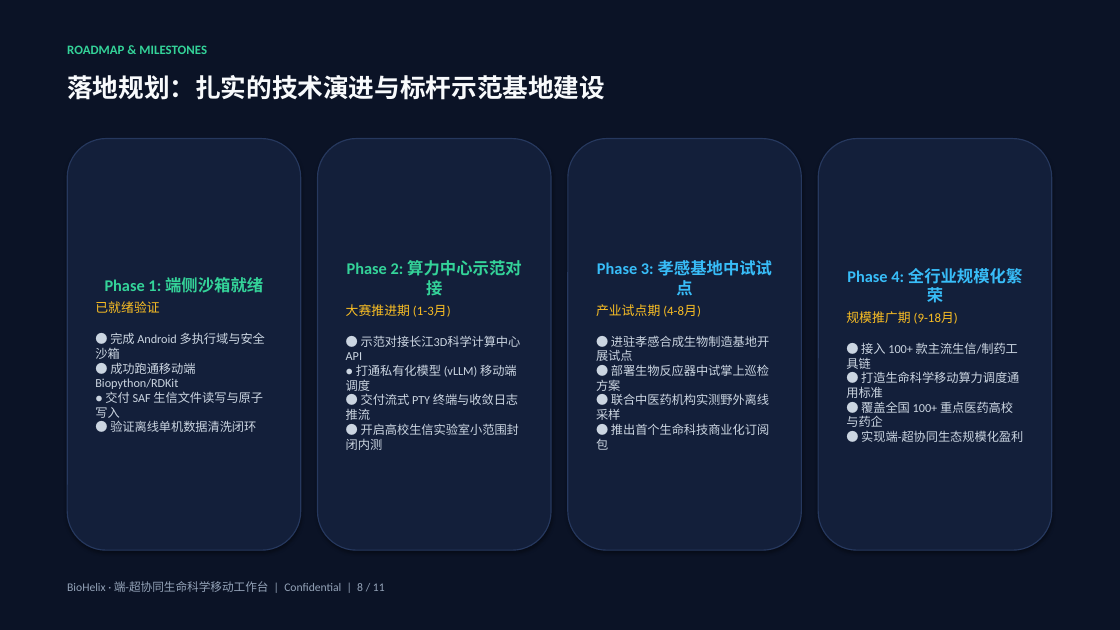
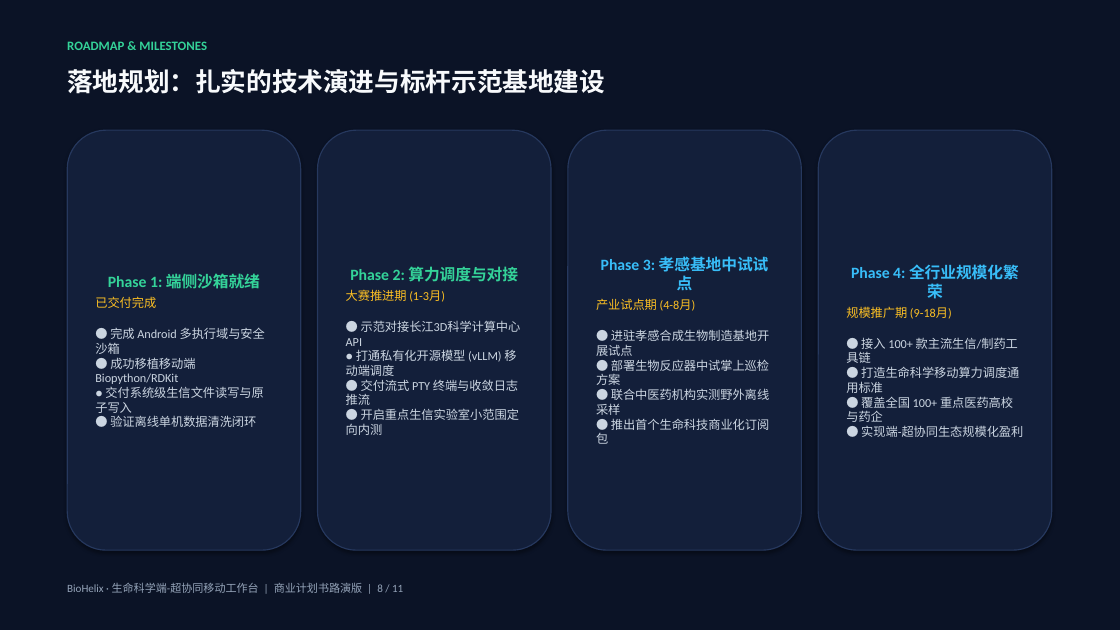
Before and after one commit to dollarser/helix-agent, a slide deck: slide 8 of docs/product/BioHelix_商业计划书_路演版.pptx. Drawn at 1120x630 pixels with LibreOffice and Linux fonts; fonts in the diff are those of the drawing. Boxes give left, top, right and bottom in pixels: in the first picture for what was removed or moved away, otherwise in the second. Text is boxed around its words. In the diff, an @@ line names an element or a change of style, - is before the commit and + after.

```diff
--- a/docs/product/BioHelix_商业计划书_路演版.pptx
+++ b/docs/product/BioHelix_商业计划书_路演版.pptx
@@ text "ROADMAP & MILESTONES": place and size @@
-text "ROADMAP & MILESTONES" at (67,45,207,54)
+text "ROADMAP & MILESTONES" at (67,41,207,50)
@@ text "落地规划：扎实的技术演进与标杆示范基地建设": place and size @@
-text "落地规划：扎实的技术演进与标杆示范基地建设" at (67,75,605,100)
+text "落地规划：扎实的技术演进与标杆示范基地建设" at (67,69,605,94)
@@ rounded rectangle "Phase 1: 端侧沙箱就绪": place and size @@
-rounded rectangle "Phase 1: 端侧沙箱就绪" at (67,139,301,550)
+rounded rectangle "Phase 1: 端侧沙箱就绪" at (67,130,301,550)
@@ rounded rectangle "Phase 2: 算力调度与对接": place and size @@
-rounded rectangle "Phase 2: 算力调度与对接" at (318,139,551,550)
+rounded rectangle "Phase 2: 算力调度与对接" at (318,130,551,550)
@@ rounded rectangle "Phase 3: 孝感基地中试试点": place and size @@
-rounded rectangle "Phase 3: 孝感基地中试试点" at (568,139,802,550)
+rounded rectangle "Phase 3: 孝感基地中试试点" at (568,130,802,550)
@@ rounded rectangle "Phase 4: 全行业规模化繁荣": place and size @@
-rounded rectangle "Phase 4: 全行业规模化繁荣" at (818,139,1052,550)
+rounded rectangle "Phase 4: 全行业规模化繁荣" at (818,130,1052,550)
@@ text in rounded rectangle at (350,266,518,282): text changed; size 14 to 13.5 pt @@
-Phase 2: 算力中心示范对接
+Phase 2: 算力调度与对接
@@ text in rounded rectangle at (596,256,769,311): size 14 to 13.5 pt in "Phase 3: 孝感基地中试试点"; size 11 to 10.5 pt in "产业试点期 (4-8月)" @@
@@ text in rounded rectangle at (846,264,1019,319): size 14 to 13.5 pt in "Phase 4: 全行业规模化繁荣"; size 11 to 10.5 pt in "规模推广期 (9-18月)" @@
@@ text in rounded rectangle at (95,296,265,427): text changed @@
-已就绪验证
-● 完成 Android 多执行域与安全沙箱
-● 成功跑通移动端 Biopython/RDKit
-● 交付 SAF 生信文件读写与原子写入
-● 验证离线单机数据清洗闭环
+已交付完成
+● 完成 Android 多执行域与安全沙箱
+● 成功移植移动端 Biopython/RDKit
+● 交付系统级生信文件读写与原子写入
+● 验证离线单机数据清洗闭环
@@ text in rounded rectangle at (108,274,260,289): size 14 to 13.5 pt in "Phase 1: 端侧沙箱就绪" @@
@@ text in rounded rectangle at (346,289,445,302): size 11 to 10.5 pt in "大赛推进期 (1-3月)" @@
@@ text in rounded rectangle at (346,320,521,435): text changed @@
-● 示范对接长江3D科学计算中心 API
-● 打通私有化模型 (vLLM) 移动端调度
-● 交付流式 PTY 终端与收敛日志推流
-● 开启高校生信实验室小范围封闭内测
+● 示范对接长江3D科学计算中心 API
+● 打通私有化开源模型 (vLLM) 移动端调度
+● 交付流式 PTY 终端与收敛日志推流
+● 开启重点生信实验室小范围定向内测
@@ text at (67,583,403,593): text changed; size 10 to 9.5 pt @@
-BioHelix · 端-超协同生命科学移动工作台 | Confidential | 8 / 11
+BioHelix · 生命科学端-超协同移动工作台 | 商业计划书路演版 | 8 / 11
```
Also in this commit, not shown: 9 other slides changed, 3 other files.
